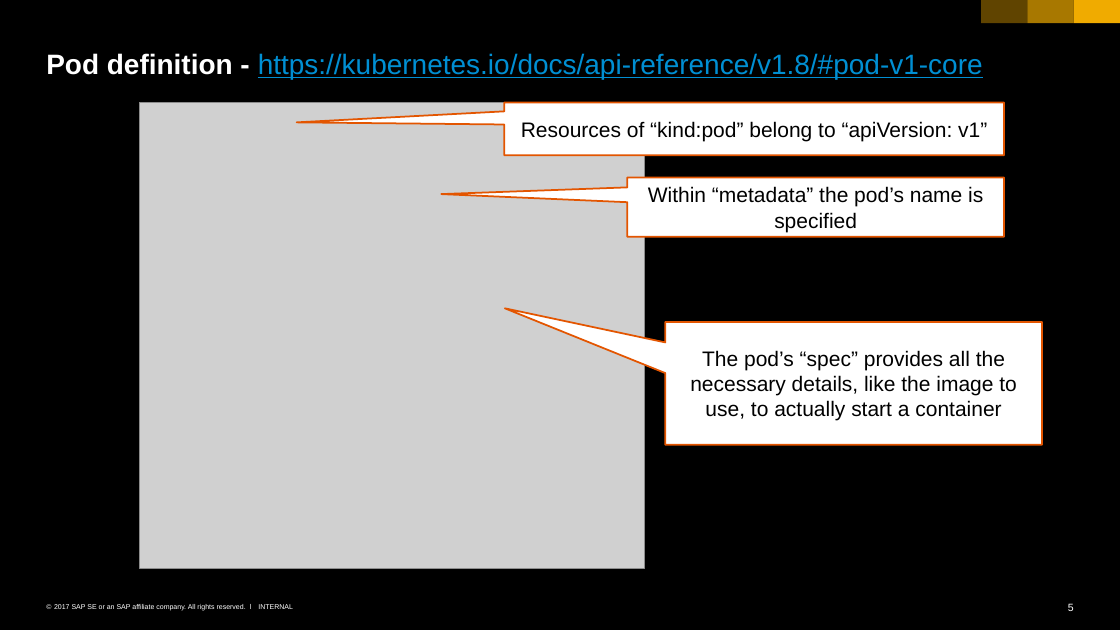
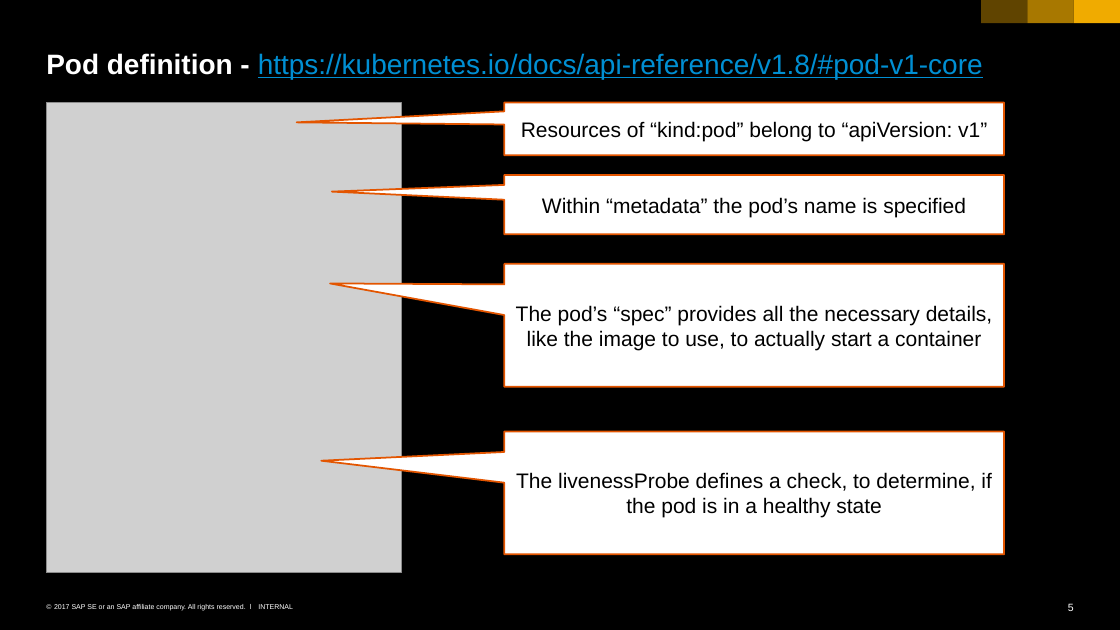
Before and after one commit to cuijiyao01/docker-k8s-training, a slide deck: slide 5 of kubernetes/02_namespaces_pods.pptx. Drawn at 1120x630 pixels with LibreOffice and Linux fonts; fonts in the diff are those of the drawing; grey boxes stand for pictures. Boxes give left, top, right and bottom in pixels: in the first picture for what was removed or moved away, otherwise in the second. Text is boxed around its words. In the diff, an @@ line names an element or a change of style, - is before the commit and + after.

Commit message:
urther work on liveness probe

```diff
--- a/kubernetes/02_namespaces_pods.pptx
+++ b/kubernetes/02_namespaces_pods.pptx
@@ picture added at (x1=46, y1=102, x2=401, y2=573) @@
@@ picture removed at (x1=139, y1=102, x2=644, y2=568) @@
@@ speech box "Within “metadata” the pod’s name ..." resized from (x1=627, y1=177, x2=1004, y2=237) to (x1=504, y1=175, x2=1003, y2=234) @@
@@ speech box "Within “metadata” the pod’s name ..." at (x1=504, y1=175, x2=1003, y2=234): proportions changed @@
@@ speech box "The pod’s “spec” provides all ..." at (x1=504, y1=264, x2=1003, y2=386): proportions changed @@
@@ speech box "The pod’s “spec” provides all ..." resized from (x1=665, y1=322, x2=1042, y2=444) to (x1=504, y1=264, x2=1003, y2=386) @@
@@ speech box added at (x1=504, y1=432, x2=1003, y2=554), fill #FFFFFF, outline #E35500 1.5 pt, 18 pt, text #000000 @@
+The livenessProbe defines a check, to determine, if the pod is in a healthy state
```
Also in this commit, not shown: 2 other slides changed, 1 slide added, 6 other files.
